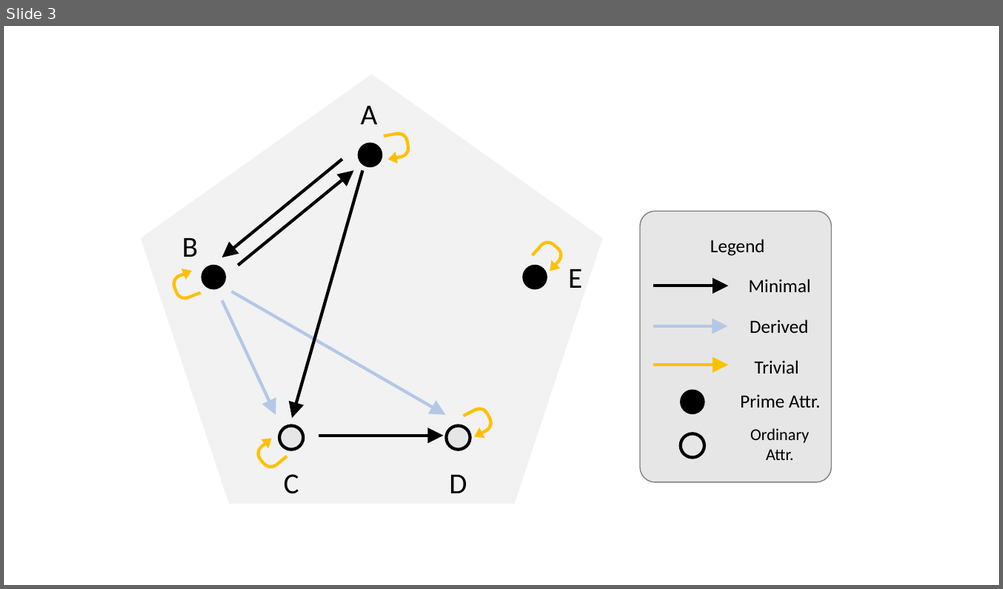
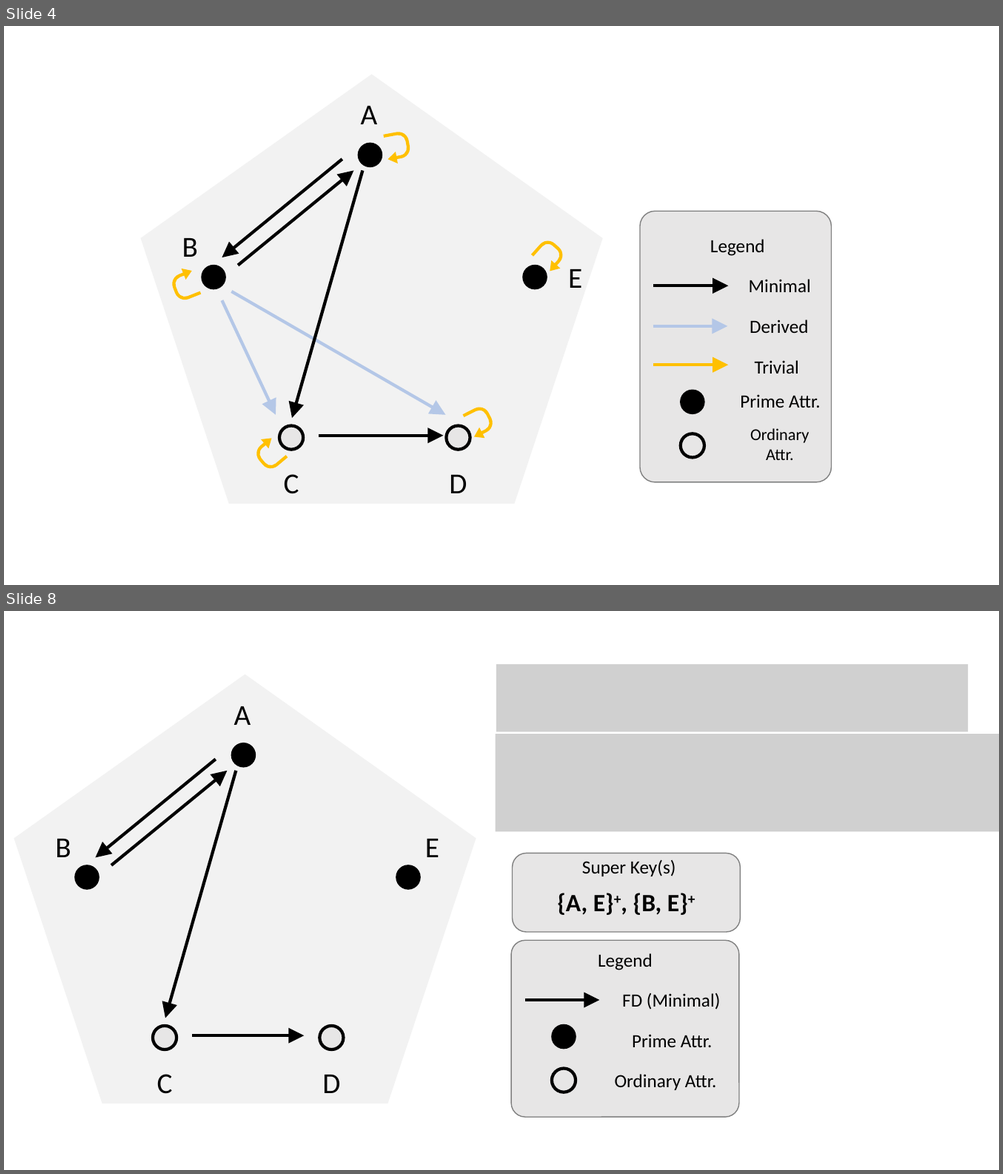
Before and after one commit to mark-h-meng/BT5110-tutorials, a slide deck: src/t5/images/t5.pptx. Shown one above the other, each under a label of ours: slide 3 before the commit, slides 4 and 8 after it; the slides between them are not shown. The pictures are 1003x589 and 1003x1174 pixels, drawn with LibreOffice and Linux fonts; fonts in the diff are those of the drawing; grey boxes stand for pictures. Boxes give left, top, right and bottom in pixels: in the first picture for what was removed or moved away, otherwise in the second. Text is boxed around its words. In the diff, an @@ line names an element or a change of style, - is before the commit and + after.

```diff
--- a/src/t5/images/t5.pptx
+++ b/src/t5/images/t5.pptx
@@ slide 8 added at (4, 611, 999, 1170), background #FFFFFF @@
@@ group added at (14, 664, 999, 1118): 11 texts, 7 ellipses, 5 arrows, 2 rounded rectangles, 2 pictures, 1 pentagon @@
+A
+C
+D
+E
+B
+Legend
+FD (Minimal)
+Prime Attr.
+Ordinary Attr.
+Super Key(s)
+{A, E}+, {B, E}+
@@ what was slide 3 is now slide 4 @@
```
Also in this commit, not shown: 4 slides changed, 5 other slides added, 14 other files.
